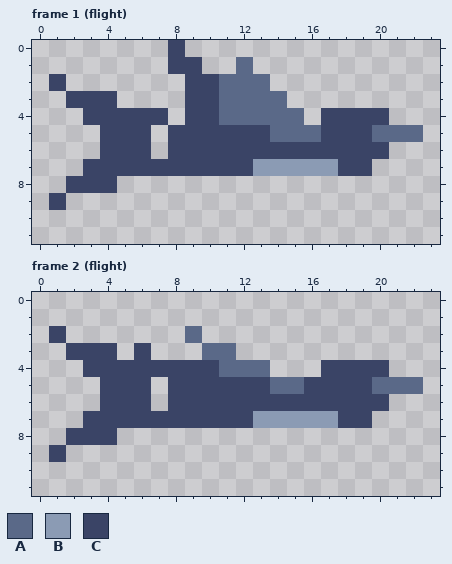
Pixel-art file: art/scenery/background-swallow.aseprite. Above, as it was before the edit.
24x12 pixels, 4 frames. Shown: frame 1 (flight), frame 2 (flight). The commit also changed other frames, which this record leaves out.
Palette (. is transparent): A #5a6988  B #8b9bb4  C #3a4466
Pixels before, frame 1 (flight), first column x 1:
 0 .......C..............
 1 .......CC..A..........
 2 C.......CCAAA.........
 3 .CCC....CCAAAA........
 4 ..CCCCC.CCAAAAA.CCCC..
 5 ...CCC.CCCCCCAAACCCAAA
 6 ...CCC.CCCCCCCCCCCCC..
 7 ..CCCCCCCCCCBBBBBCC...
 8 .CCC..................
 9 C.....................
Pixels before, frame 2 (flight), first column x 1:
 2 C.......A.............
 3 .CCC.C...AA...........
 4 ..CCCCCCCCAAA...CCCC..
 5 ...CCC.CCCCCCAACCCCAAA
 6 ...CCC.CCCCCCCCCCCCC..
 7 ..CCCCCCCCCCBBBBBCC...
 8 .CCC..................
 9 C.....................
New version:
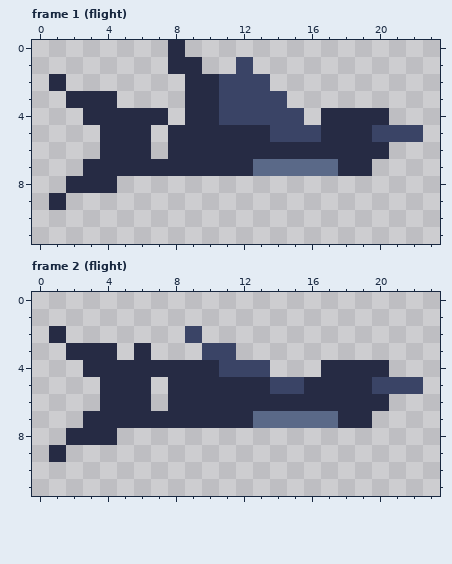
The edit:
colour A: #5a6988 -> #3a4466
colour B: #8b9bb4 -> #5a6988
colour C: #3a4466 -> #262b44
Boxes around the changes in both pictures, in picture pixels (x1, y1, x2, y2):
changed: (49, 40, 423, 210)
changed: (49, 326, 423, 462)
